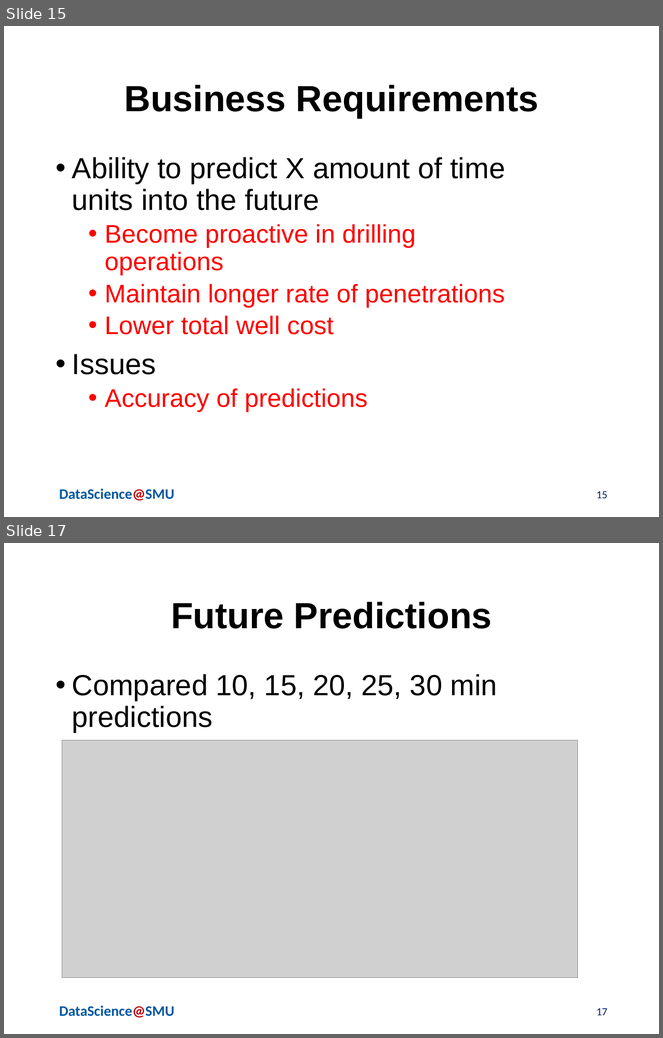
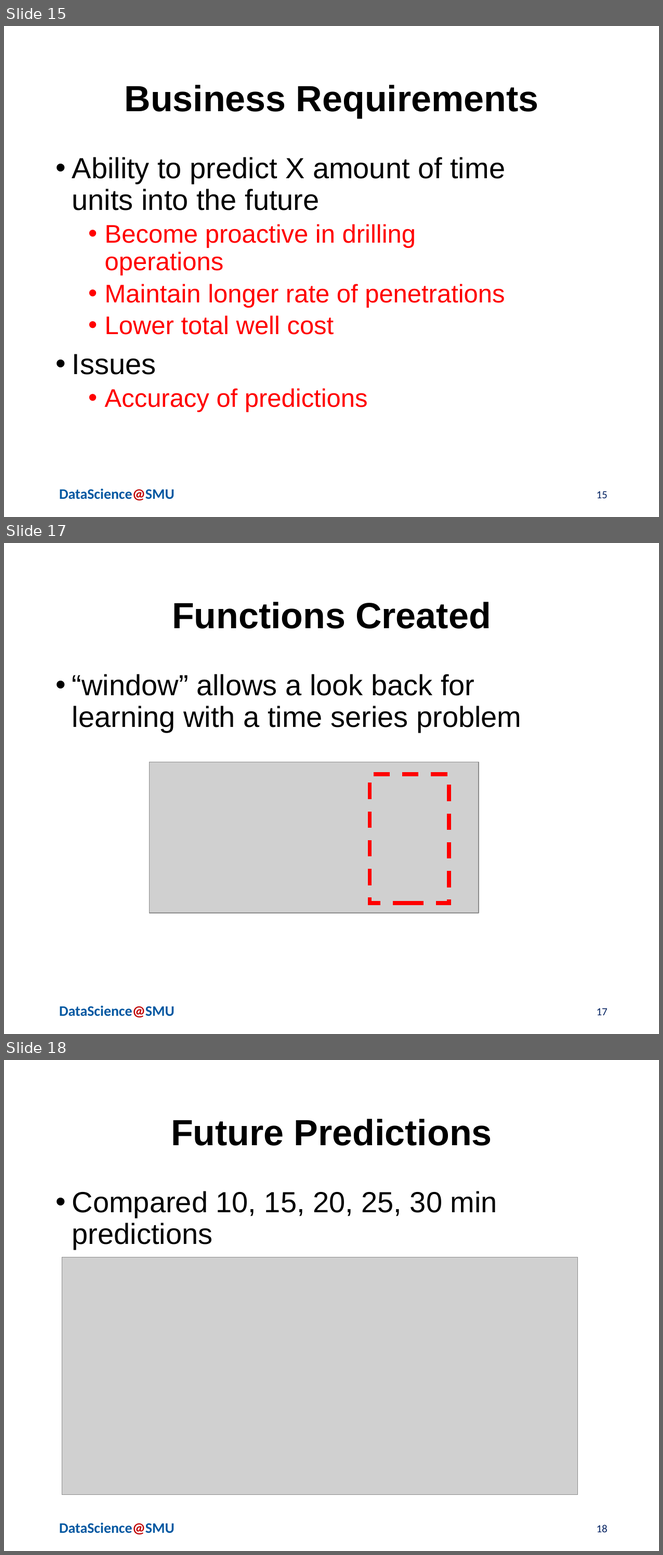
Before and after one commit to jvasquezDC/CapstoneA, a slide deck: LightningPresentation/Serna_Vasquez_Lightning_v1.pptx. Shown one above the other, each under a label of ours: slides 15 and 17 before the commit, slides 15, 17 and 18 after it; the slides between them are not shown. The pictures are 663x1038 and 663x1555 pixels, drawn with LibreOffice and Linux fonts; fonts in the diff are those of the drawing; grey boxes stand for pictures; background and template pictures are left out. Boxes give left, top, right and bottom in pixels: in the first picture for what was removed or moved away, otherwise in the second. Text is boxed around its words. In the diff, an @@ line names an element or a change of style, - is before the commit and + after.

```diff
--- a/LightningPresentation/Serna_Vasquez_Lightning_v1.pptx
+++ b/LightningPresentation/Serna_Vasquez_Lightning_v1.pptx
@@ slide 17 added at bbox=[4, 543, 659, 1034], background #FFFFFF; not listed: 1 template element that a slide beside it also shows @@
@@ title added at bbox=[172, 602, 491, 629], 40 pt, text #000000, bold @@
+Functions Created
@@ text added at bbox=[72, 674, 521, 733], 32 pt, text #000000 @@
+• “window” allows a look back for learning with a time series problem
@@ picture added at bbox=[150, 762, 479, 913] @@
@@ rectangle added at bbox=[370, 774, 449, 903], outline #FF0000 4.5 pt dashed @@
@@ page number added at bbox=[597, 1008, 608, 1016], 12 pt, text #002060 @@
+17
@@ what was slide 17 is now slide 18 @@
@@ page number at bbox=[597, 1525, 608, 1533]: text changed @@
-17
+18
```
Also in this commit, not shown: 3 slides changed, 1 other slide added, 1 slide removed.
